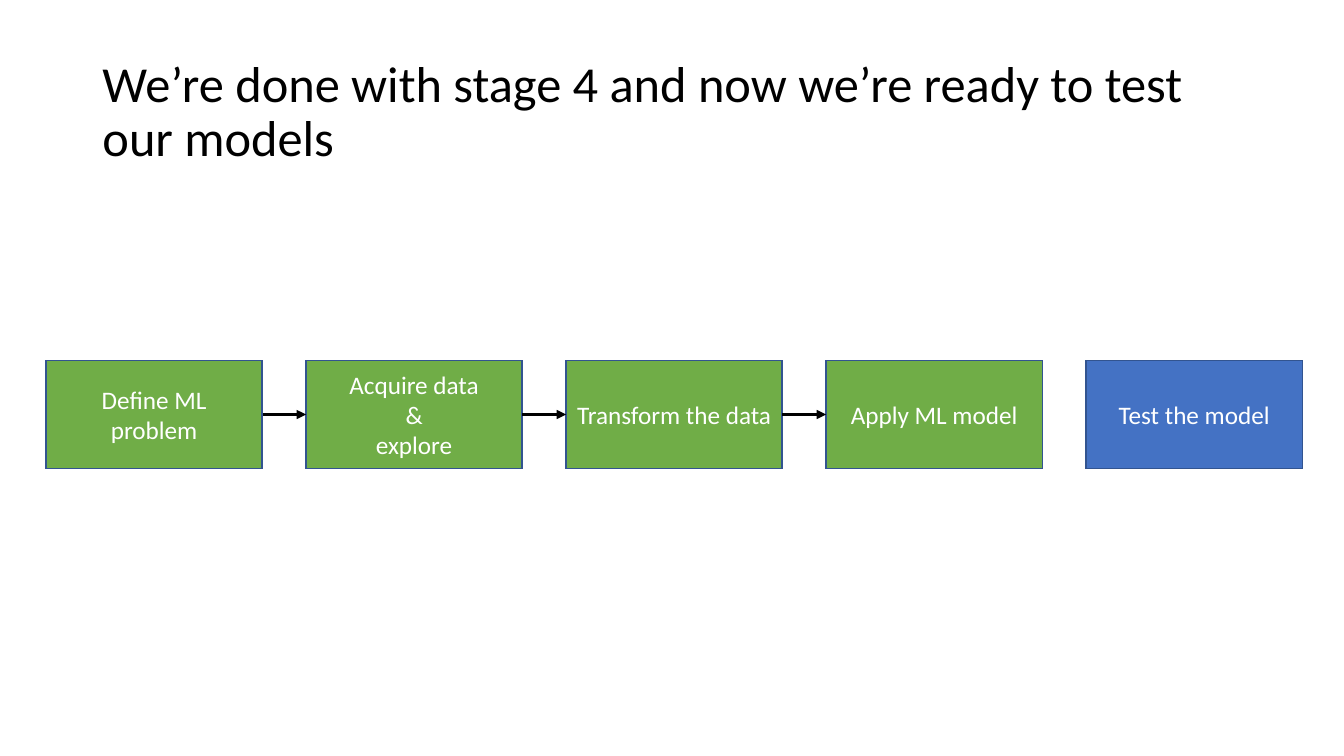
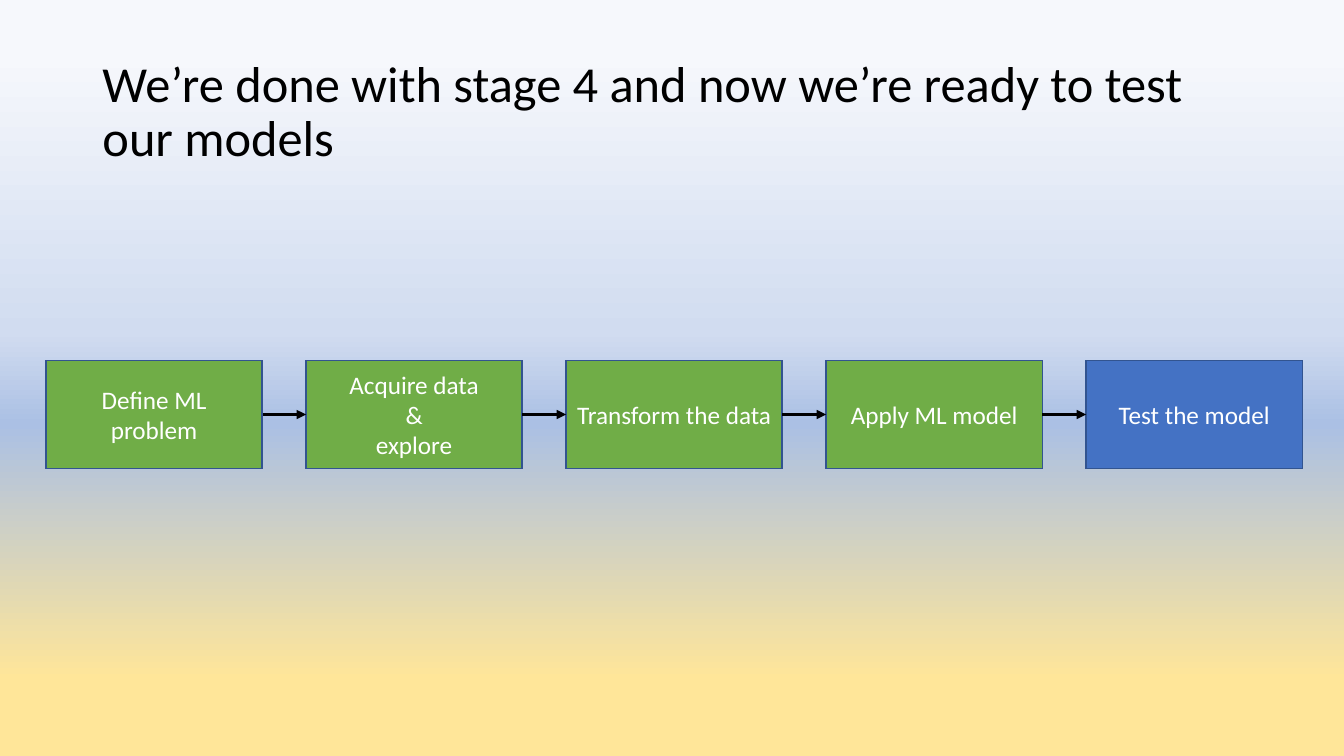
Before and after one commit to anujshr15/-MINOR-PROJECT--Intrusion-Detection-System-, a slide deck: slide 40 of Minor Project presentation.pptx. Drawn at 1344x756 pixels with LibreOffice and Linux fonts; fonts in the diff are those of the drawing. Boxes give left, top, right and bottom in pixels: in the first picture for what was removed or moved away, otherwise in the second. Text is boxed around its words. In the diff, an @@ line names an element or a change of style, - is before the commit and + after.

Commit message:
rerun the model and noted the results

```diff
--- a/Minor Project presentation.pptx
+++ b/Minor Project presentation.pptx
@@ background #FFFFFF to gradient #F6F8FC to #D1DCF0 to #ABC0E4 to #FFE699 @@
@@ arrow added from (1043, 414) to (1087, 414), #000000 2.25 pt @@
```
Also in this commit, not shown: 41 other slides changed, 6 slides added, 1 slide removed, 1 other file.
